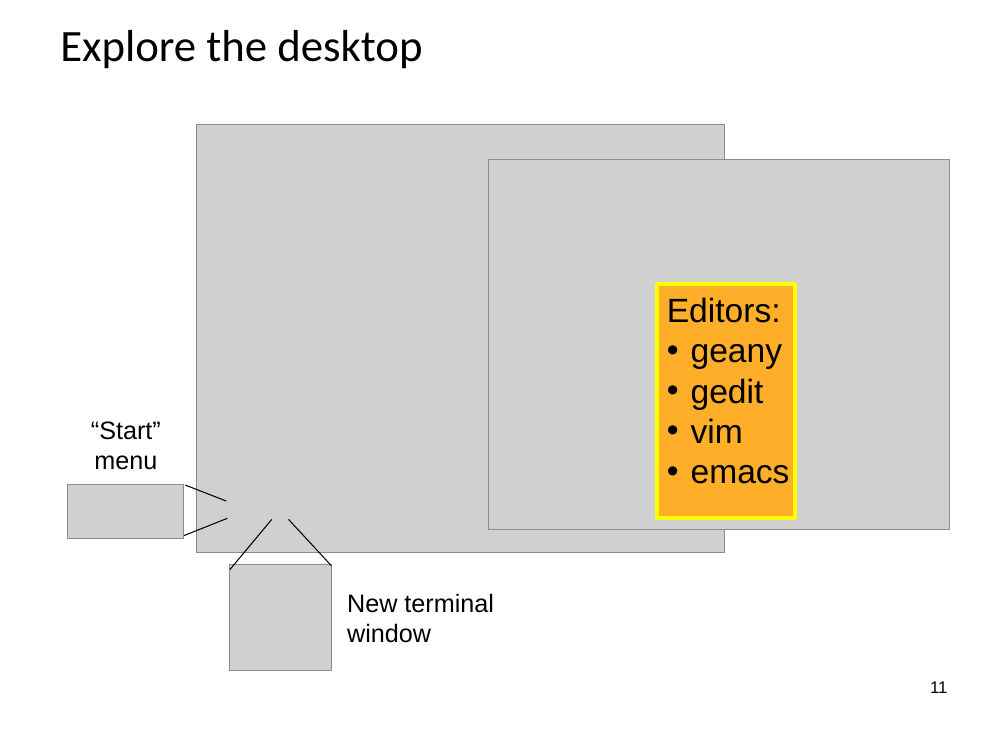
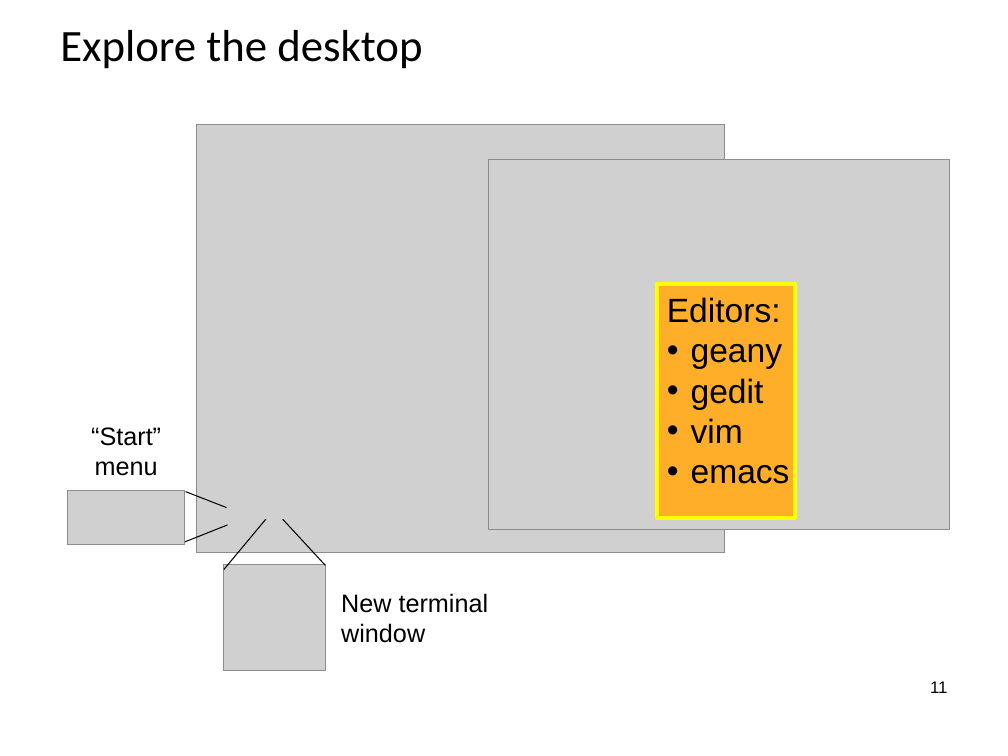
Before and after one commit to codedsk/ncnsoftwarebootcamp, a slide deck: slide 11 of materials/1 - Using Workspaces.odp. Drawn at 1008x756 pixels with LibreOffice and Linux fonts; fonts in the diff are those of the drawing; grey boxes stand for pictures; background and template pictures are left out. Boxes give left, top, right and bottom in pixels: in the first picture for what was removed or moved away, otherwise in the second. Text is boxed around its words. In the diff, an @@ line names an element or a change of style, - is before the commit and + after.

```diff
--- a/materials/1 - Using Workspaces.odp
+++ b/materials/1 - Using Workspaces.odp
@@ 2 lines, 1 picture, 1 text: place and size @@
-2 lines, 1 picture, 1 text at [68, 421, 228, 538]
+2 lines, 1 picture, 1 text at [68, 427, 228, 545]
@@ 2 lines, 1 picture, 1 text: place and size @@
-2 lines, 1 picture, 1 text at [230, 519, 494, 670]
+2 lines, 1 picture, 1 text at [224, 519, 489, 670]
```
Also in this commit, not shown: 3 other slides changed, 12 other files.
